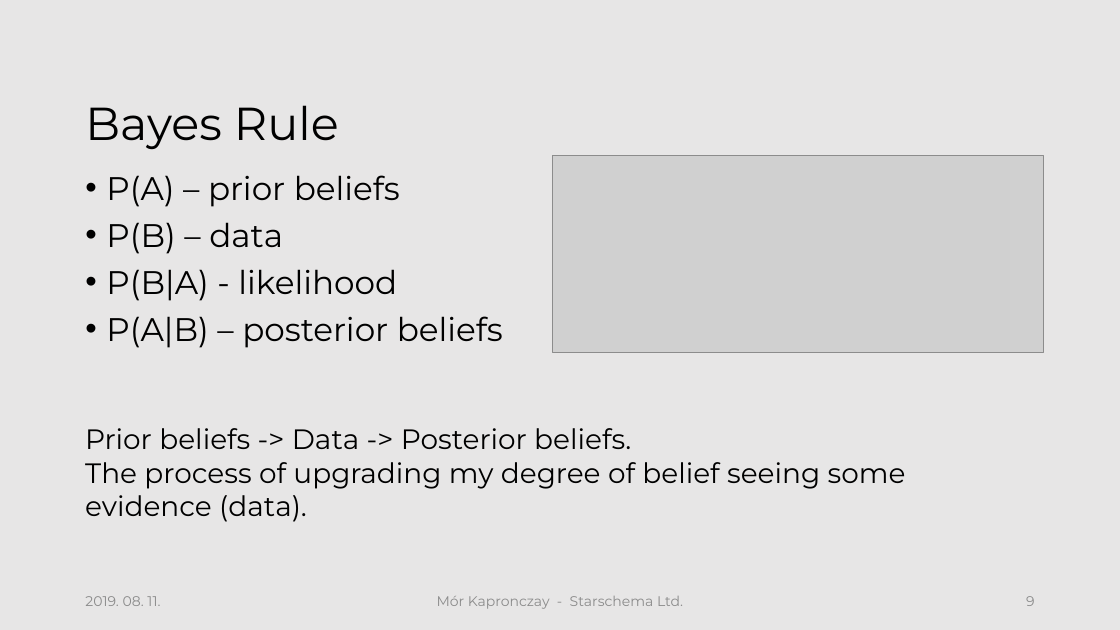
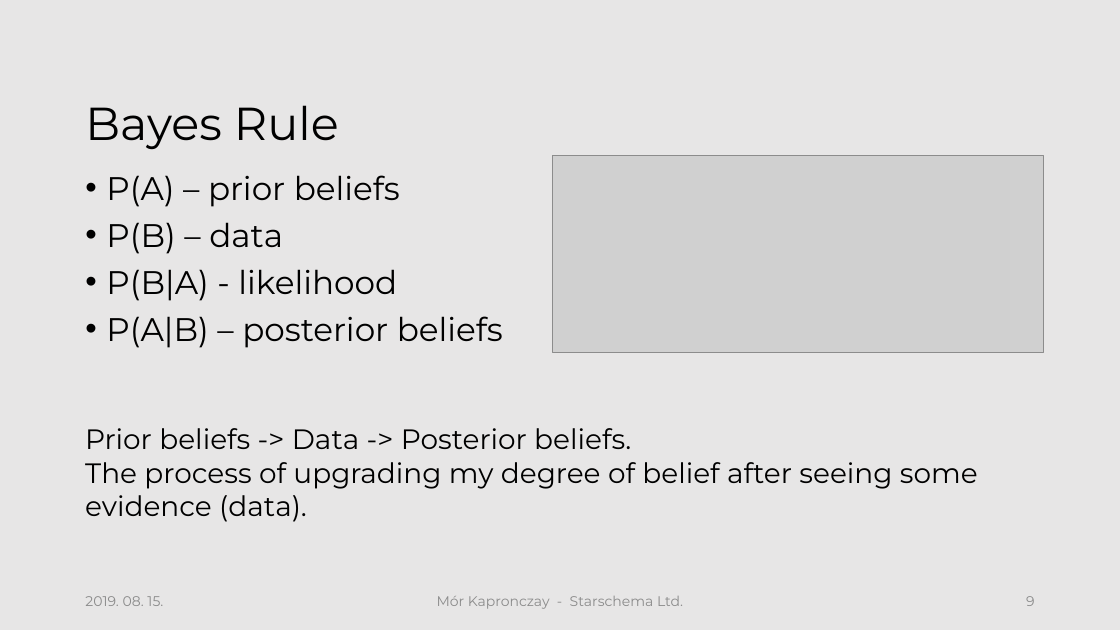
Before and after one commit to morkapronczay/cec2019, a slide deck: slide 9 of presentations/CEC2019-KM-Sess1.pptx. Drawn at 1120x630 pixels with LibreOffice and Linux fonts; fonts in the diff are those of the drawing; grey boxes stand for pictures; background and template pictures are left out. Boxes give left, top, right and bottom in pixels: in the first picture for what was removed or moved away, otherwise in the second. Text is boxed around its words. In the diff, an @@ line names an element or a change of style, - is before the commit and + after.

```diff
--- a/presentations/CEC2019-KM-Sess1.pptx
+++ b/presentations/CEC2019-KM-Sess1.pptx
@@ text at (85,462,978,522): text changed @@
-The process of upgrading my degree of belief seeing some evidence (data).
+The process of upgrading my degree of belief after seeing some evidence (data).
@@ text at (85,596,163,606): text changed @@
-2019. 08. 11.
+2019. 08. 15.
```
Also in this commit, not shown: 16 other slides changed, 2 slides added, 14 other files.
